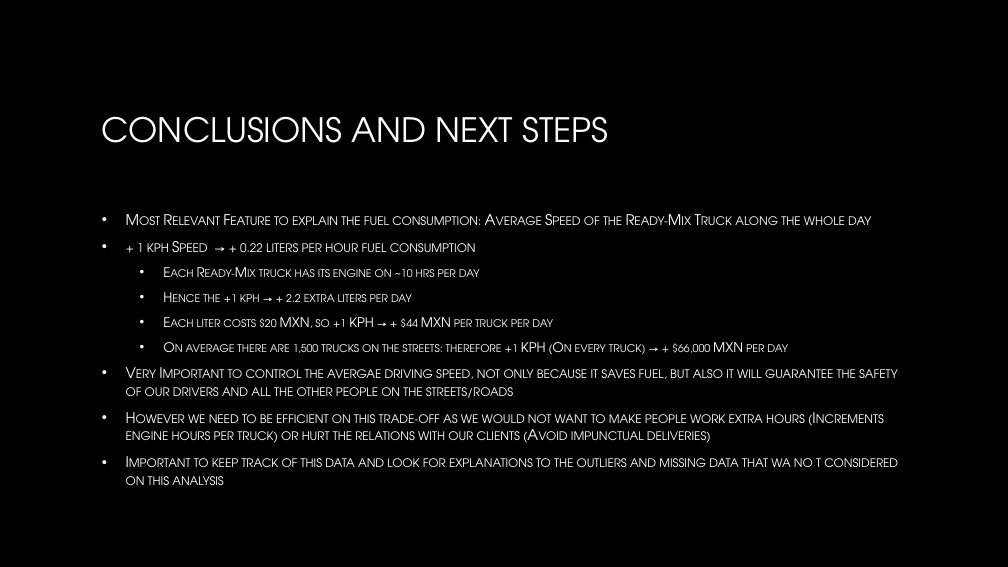
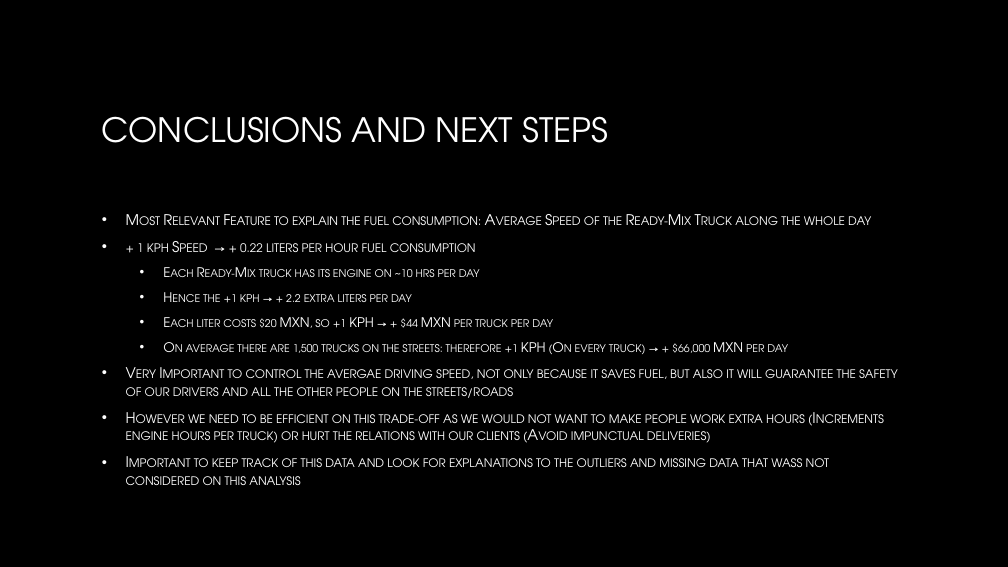
Before and after one commit to rgamerosl/capstone-project, a slide deck: slide 12 of Presentation.pptx. Drawn at 1008x567 pixels with LibreOffice and Linux fonts; fonts in the diff are those of the drawing; background and template pictures are left out. Boxes give left, top, right and bottom in pixels: in the first picture for what was removed or moved away, otherwise in the second. Text is boxed around its words. In the diff, an @@ line names an element or a change of style, - is before the commit and + after.

Commit message:
Minor changes, mainly typos

```diff
--- a/Presentation.pptx
+++ b/Presentation.pptx
@@ text at [126, 458, 829, 485]: text changed @@
-• Important to keep track of this data and look for explanations to the outliers and missing data that wa no t considered on this analysis
+• Important to keep track of this data and look for explanations to the outliers and missing data that wass not considered on this analysis
```
Also in this commit, not shown: 1 other slide changed.
